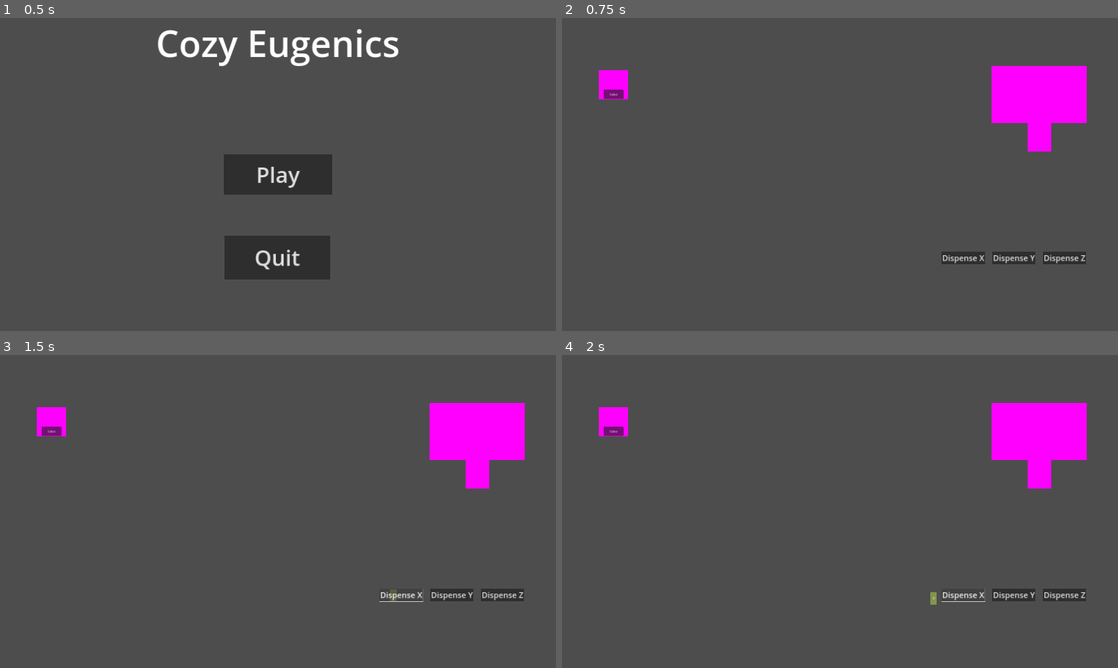
Above: before the commit, frames 1-4 (two rows, left to right).
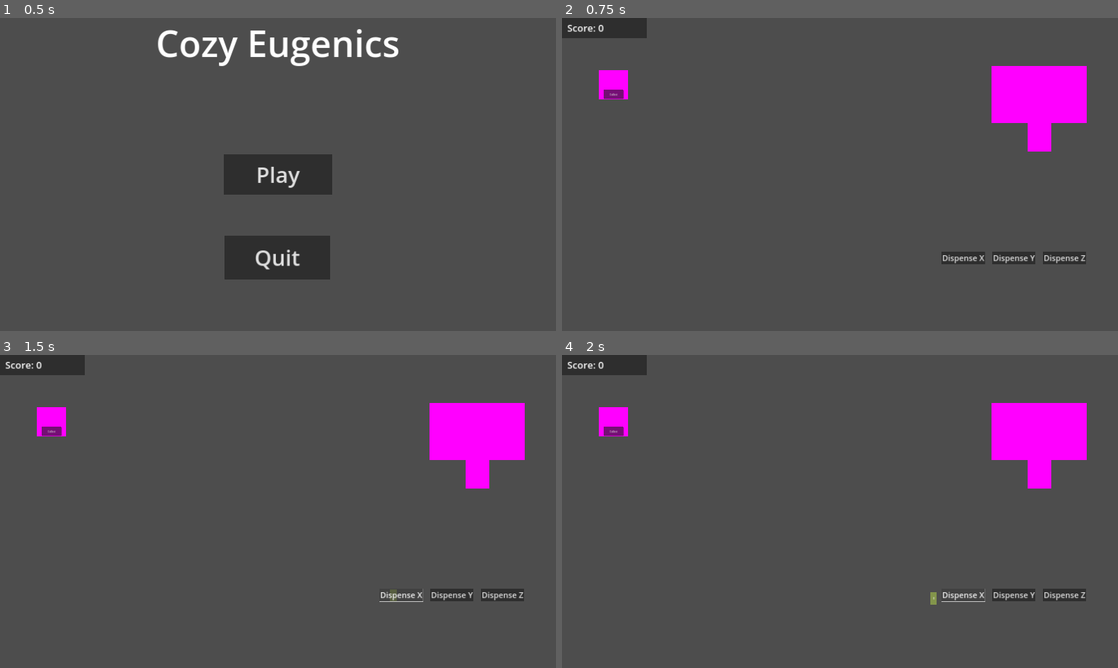
Above: after the commit, the same moments.

Repository: BoopEnthusiast/Cozy-Spring-Jam-2024
Game: Godot game, scene res://scenes/main_menu_screen.tscn
Two runs of this game, one before a commit and one after it. Both use one fixed random seed, a clock stepped at 60 frames per second and the inputs below.
Inputs:
- Up to frame 1 (0.5 s): no input
- Up to frame 2 (0.75 s): click "Play" at 0.5 s
- Up to frame 3 (1.5 s): click "Dispense X" at 1.25 s
- Up to frame 4 (2 s): no input

Frame 1 is identical in both runs. In frame 2, 1.0% of the frame differs, in the area x 0-16%, y 0-7%; in frame 3, 1.0%; in frame 4, 1.0%.

Commit message:
quick and dirty score counter

Diff:
--- a/scenes/main.tscn
+++ b/scenes/main.tscn
@@ -6,6 +6,7 @@
 [ext_resource type="PackedScene" uid="uid://nhpx4yj1ma7g" path="res://scenes/cauldron.tscn" id="4_1x7nn"]
 [ext_resource type="PackedScene" uid="uid://ducrtaqc51jlc" path="res://scenes/compost.tscn" id="5_0xkic"]
 [ext_resource type="PackedScene" uid="uid://b4k1qoljldvsu" path="res://scenes/pause_menu.tscn" id="6_g71jd"]
+[ext_resource type="Script" path="res://scripts/score_text.gd" id="7_3vixa"]
 
 [node name="Main" type="Node2D"]
 script = ExtResource("1_ju8m2")
@@ -45,3 +46,24 @@
 
 [node name="Compost" parent="." instance=ExtResource("5_0xkic")]
 position = Vector2(3296, 527)
+
+[node name="ScoreBackground" type="Panel" parent="."]
+offset_right = 585.0
+offset_bottom = 140.0
+
+[node name="ScoreText" type="RichTextLabel" parent="ScoreBackground"]
+layout_mode = 1
+anchors_preset = 8
+anchor_left = 0.5
+anchor_top = 0.5
+anchor_right = 0.5
+anchor_bottom = 0.5
+offset_left = -256.5
+offset_top = -48.0
+offset_right = 256.5
+offset_bottom = 48.0
+grow_horizontal = 2
+grow_vertical = 2
+theme_override_font_sizes/normal_font_size = 67
+text = "Score: "
+script = ExtResource("7_3vixa")
--- /dev/null
+++ b/scripts/score_text.gd
@@ -0,0 +1,6 @@
+extends RichTextLabel
+
+
+# Called every frame. 'delta' is the elapsed time since the previous frame.
+func _process(delta):
+	text = "Score: " + str(Singleton.score)
Not shown: 1 places in scenes/main.tscn that only renumber resources
